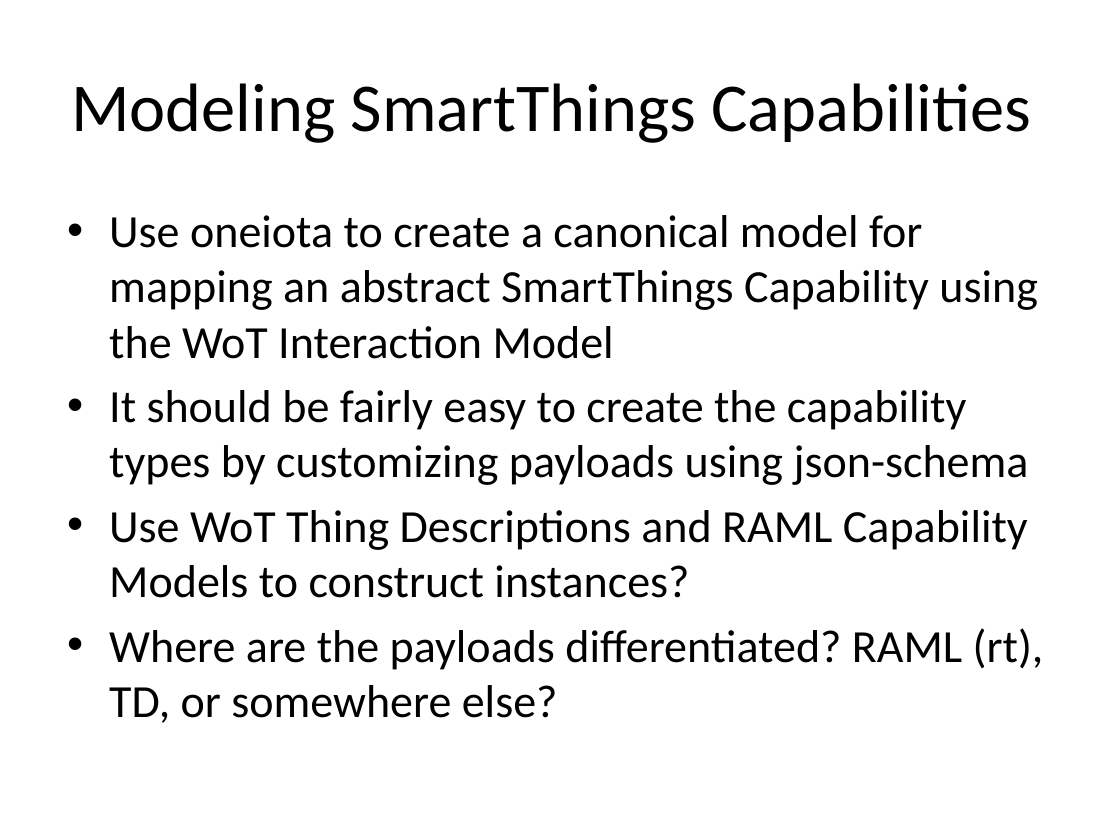
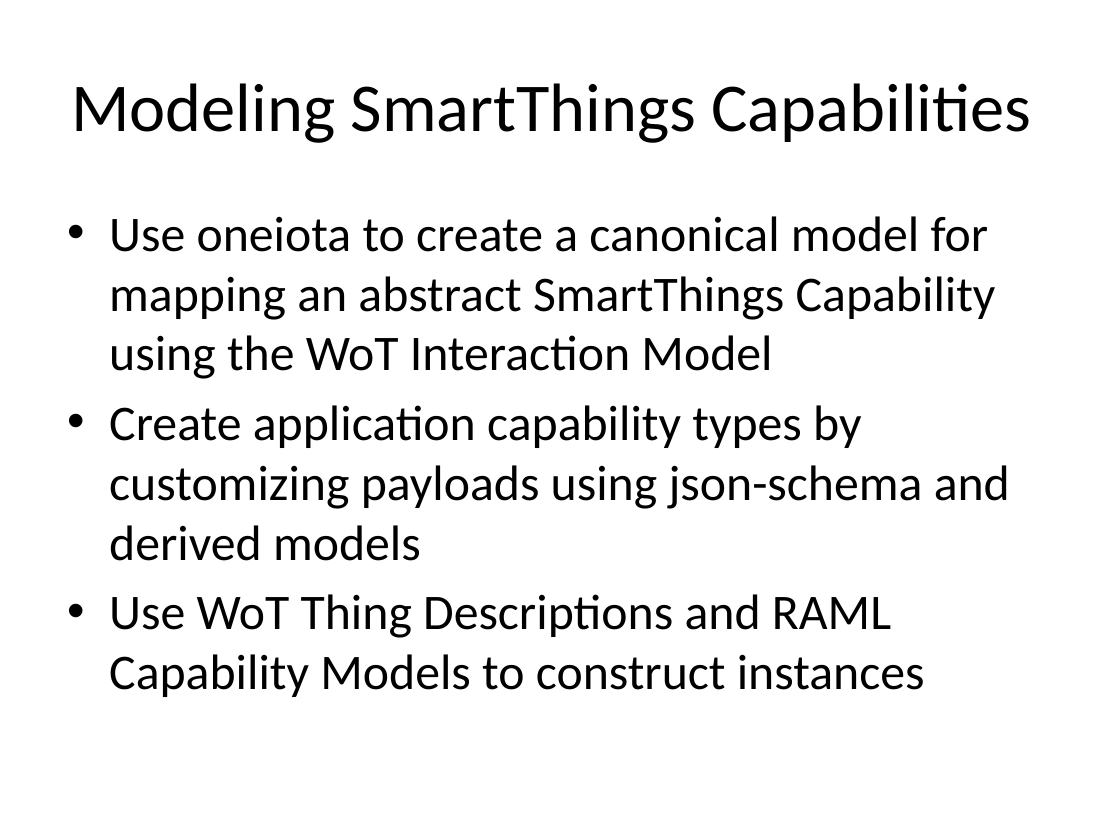
Before and after one commit to connectIOT/iotivity-servient, a slide deck: slide 7 of docs/st-servient.pptx. Drawn at 1120x840 pixels with LibreOffice and Linux fonts; fonts in the diff are those of the drawing. Boxes give left, top, right and bottom in pixels: in the first picture for what was removed or moved away, otherwise in the second. Text is boxed around its words. In the diff, an @@ line names an element or a change of style, - is before the commit and + after.

Commit message:
Update servient slides, add docs
Added the basic device types agreed on for IoTX and iot.schema.org
collaborations

```diff
--- a/docs/st-servient.pptx
+++ b/docs/st-servient.pptx
@@ text at [109, 216, 996, 379]: size 29.6 to 32 pt in "Use oneiota to create a canonical model ..." @@
@@ text at [109, 405, 1010, 697]: text changed; size 29.6 to 32 pt @@
-• It should be fairly easy to create the capability types by customizing payloads using json-schema
-• Use WoT Thing Descriptions and RAML Capability Models to construct instances?
-• Where are the payloads differentiated? RAML (rt), TD, or somewhere else?
+• Create application capability types by customizing payloads using json-schema and derived models
+• Use WoT Thing Descriptions and RAML Capability Models to construct instances
```
Also in this commit, not shown: 1 other slide changed, 1 slide added, 3 other files.
